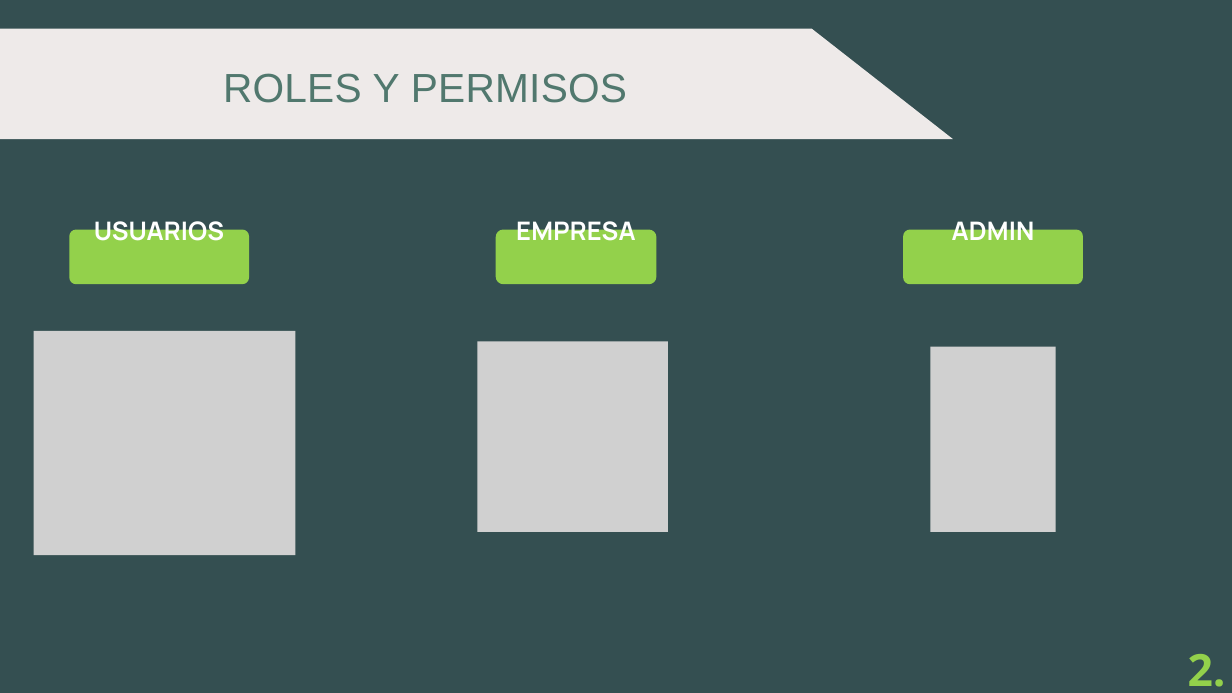
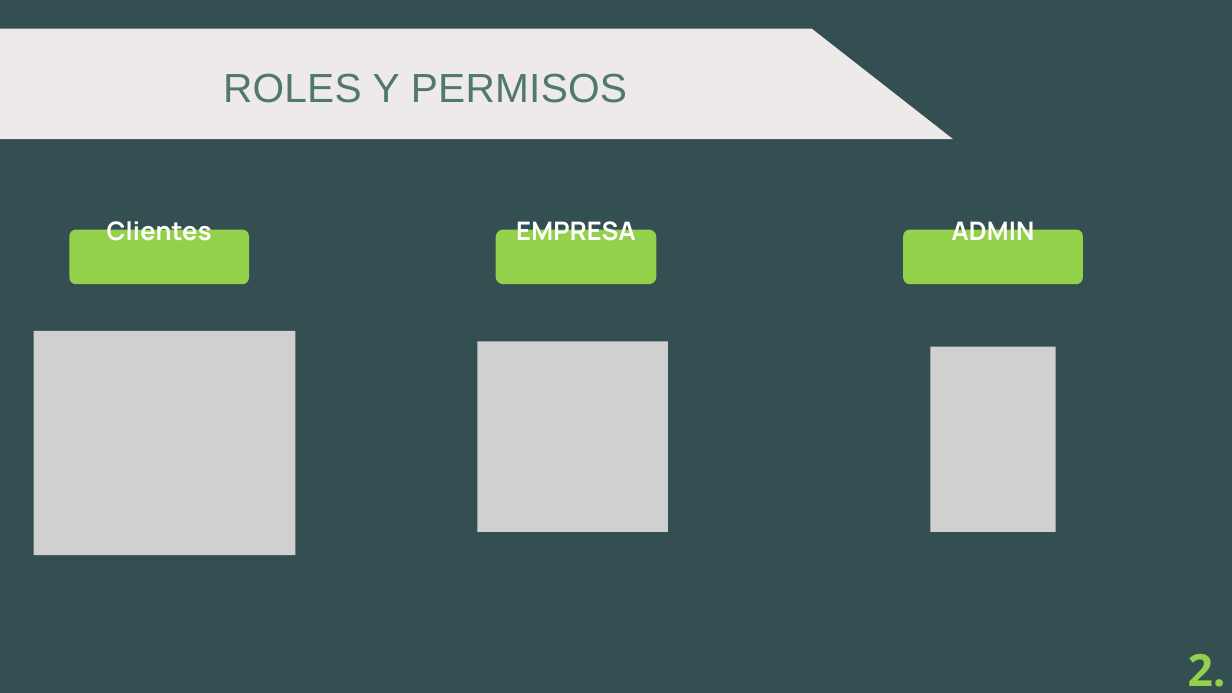
Before and after one commit to egilp04/TFG_Cuidados, a slide deck: slide 4 of documentacion_extra/presentacion/cuidaDos.pptx. Drawn at 1232x693 pixels with LibreOffice and Linux fonts; fonts in the diff are those of the drawing; grey boxes stand for pictures. Boxes give left, top, right and bottom in pixels: in the first picture for what was removed or moved away, otherwise in the second. Text is boxed around its words. In the diff, an @@ line names an element or a change of style, - is before the commit and + after.

Commit message:
actualizacion de la presentacion - solucion roles

```diff
--- a/documentacion_extra/presentacion/cuidaDos.pptx
+++ b/documentacion_extra/presentacion/cuidaDos.pptx
@@ text at <box>107,217,212,241</box>: text changed @@
-USUARIOS
+Clientes
```
Also in this commit, not shown: 1 other file.
